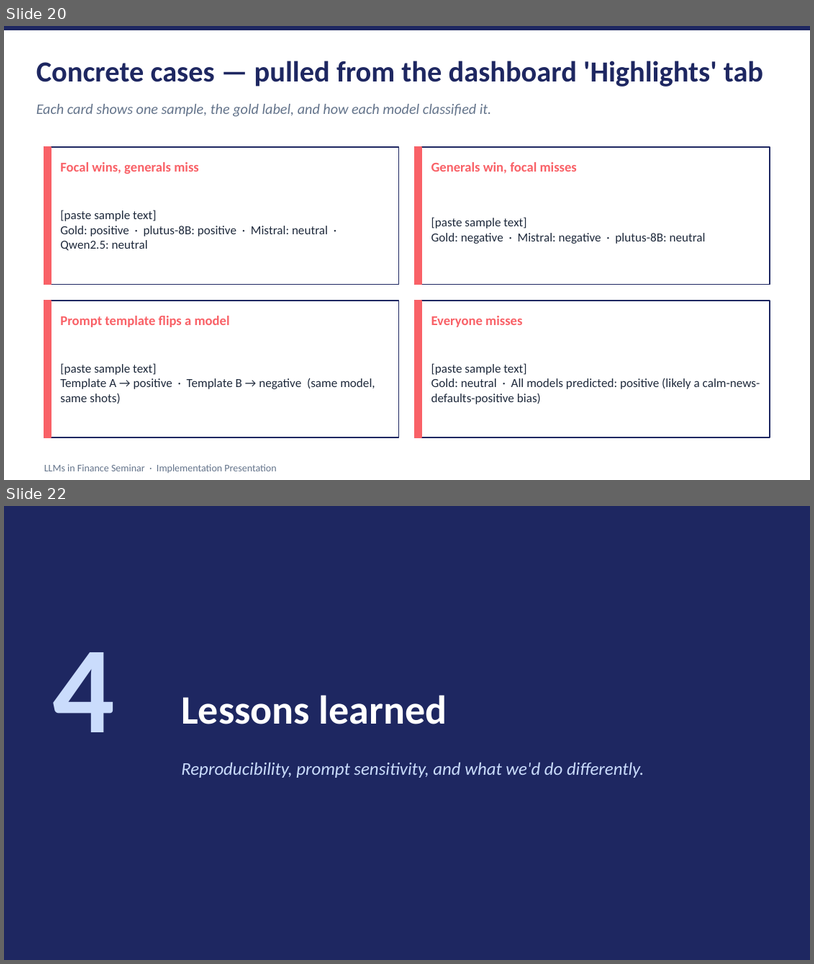
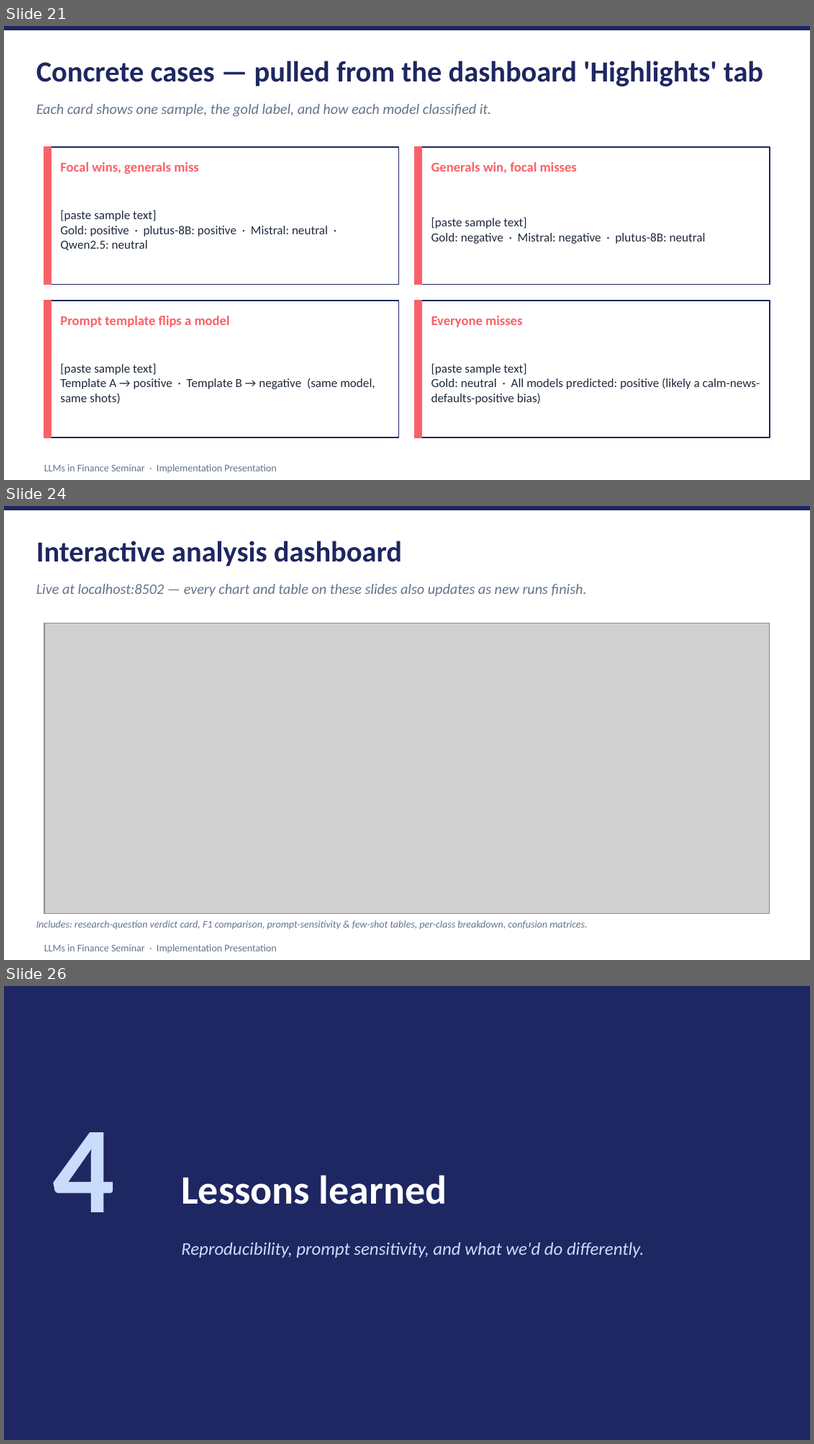
Before and after one commit to shimi777/finllama-sentiment, a slide deck: presentation/implementation_deck.pptx. Shown one above the other, each under a label of ours: slides 20 and 22 before the commit, slides 21, 24 and 26 after it; the slides between them are not shown. The pictures are 814x964 and 814x1444 pixels, drawn with LibreOffice and Linux fonts; fonts in the diff are those of the drawing; grey boxes stand for pictures. Boxes give left, top, right and bottom in pixels: in the first picture for what was removed or moved away, otherwise in the second. Text is boxed around its words. In the diff, an @@ line names an element or a change of style, - is before the commit and + after.

```diff
--- a/presentation/implementation_deck.pptx
+++ b/presentation/implementation_deck.pptx
@@ slide 24 added at (x1=4, y1=506, x2=810, y2=960), background #FFFFFF @@
@@ rectangle added at (x1=4, y1=506, x2=810, y2=510), fill #1E2761, outline #1E2761 1 pt @@
@@ text added at (x1=36, y1=541, x2=402, y2=566), 26 pt, text #1E2761, bold @@
+Interactive analysis dashboard
@@ text added at (x1=36, y1=584, x2=587, y2=596), 13 pt, text #64748B, italic @@
+Live at localhost:8502 — every chart and table on these slides also updates as new runs finish.
@@ picture added at (x1=44, y1=623, x2=770, y2=914) @@
@@ text added at (x1=36, y1=920, x2=587, y2=929), 9 pt, text #64748B, italic @@
+Includes: research-question verdict card, F1 comparison, prompt-sensitivity & few-shot tables, per-class breakdown, confusion matrices.
@@ text added at (x1=44, y1=944, x2=276, y2=952), 9 pt, text #64748B @@
+LLMs in Finance Seminar · Implementation Presentation
@@ what was slide 20 is now slide 21 @@
@@ what was slide 22 is now slide 26 @@
```
Also in this commit, not shown: 6 slides changed, 3 other slides added, 2 other files.
